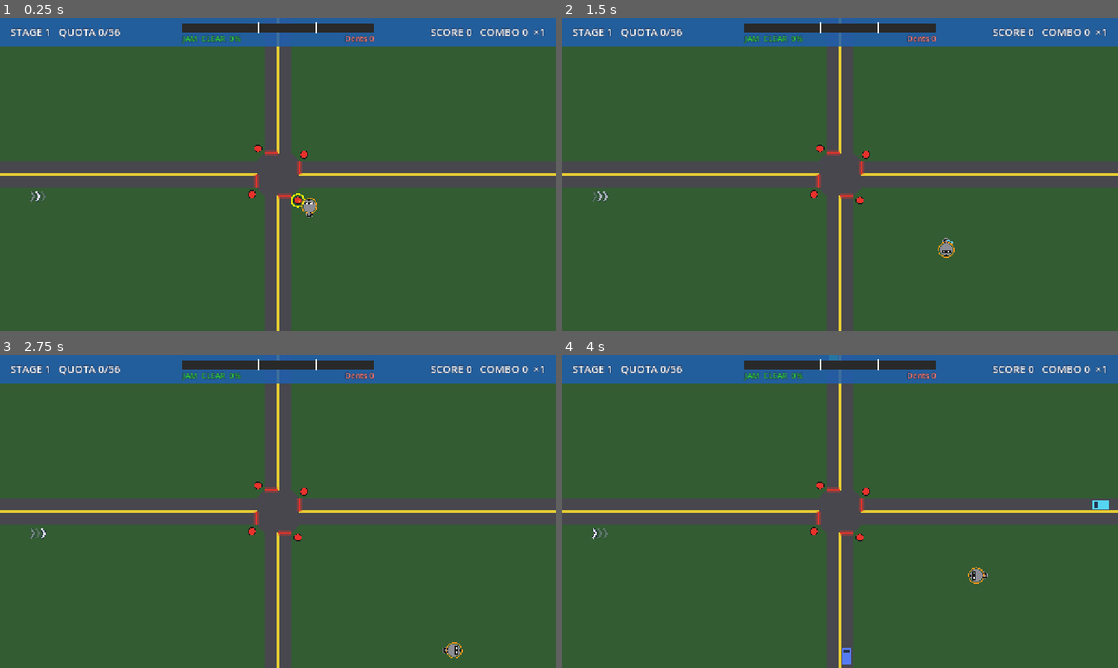
Above: before the commit, frames 1-4 (two rows, left to right).
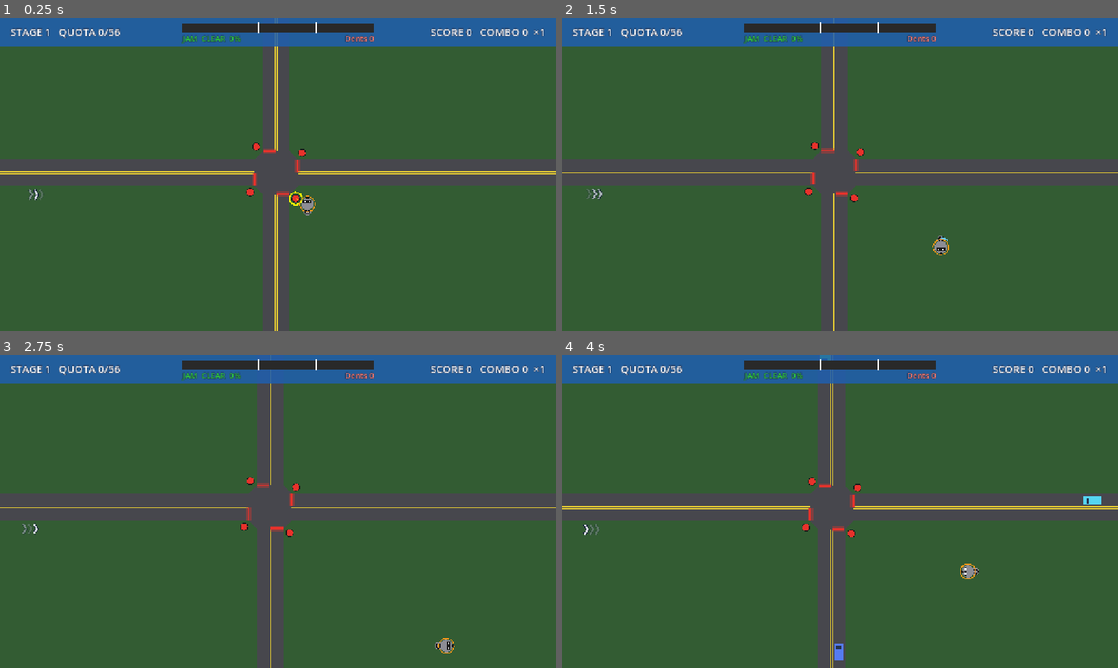
Above: after the commit, the same moments.

Repository: klusignolo/Fender-Bandit
Game: Godot game, scene res://main/main.tscn
Same seed, same stepped clock (60 frames per second), same inputs: the game is played once before the commit and once after it.
Inputs:
- Up to frame 1 (0.25 s): no input
- Up to frame 2 (1.5 s): hold D (move_right) 0.53-1.28 s; tap L (tow) at 0.6 s; hold S (move_down) from 1.28 s (still down); tap X (dash) at 1.35 s
- Up to frame 3 (2.75 s): tap L (tow) at 1.55, 2.3 s; release S (move_down) at 2.03 s; hold D (move_right) from 2.03 s (still down); tap J (switch) at 2.1 s
- Up to frame 4 (4 s): release D (move_right) at 2.78 s; hold W (move_up) 2.78-3.53 s; tap L (tow) at 2.85, 3.6 s; hold A (move_left) from 3.53 s (still down)

The runs differ from the first frame. In frame 1, 3.6% of the frame differs, in the area x 0-100%, y 9-100%; in frame 2, 5.1%; in frame 3, 7.1%; in frame 4, 8.2%, in the area x 0-100%, y 0-100%.

Commit message:
Framing, the readability floor and the reveal (#33)
Framing works out the camera's zoom and centre each tick. It fits nearly the
whole map with a slight drift toward the Raccoon. Below READ_FLOOR it follows
the Raccoon instead, and the view stays inside the map either way. When a
crossing attaches, it pulls back from the old map over REVEAL_TIME. World
copies it onto the Camera2D and hands the zoom to the Raccoon, which no longer
asks the viewport.

Co-Authored-By: Claude Opus 5.5 <noreply@anthropic.com>

Diff:
--- a/game/raccoon/raccoon.gd
+++ b/game/raccoon/raccoon.gd
@@ -18,6 +18,7 @@
 var traffic: Traffic
 var facing := Vector2.UP
 var target: Light  # the Light a Switch would hit now, or null
+var cam_zoom := 1.0  # the camera zoom, which World sets each tick: speeds and ranges scale with 1/zoom
 
 var _dash_left := 0.0  # seconds left in the current Dash
 var _dash_cooldown := 0.0  # seconds until the next Dash can start
@@ -30,7 +31,7 @@
 
 
 func _physics_process(delta: float) -> void:
-	var world_per_px := _world_per_screen()
+	var world_per_px := 1.0 / cam_zoom  # world px per on-screen px
 	_dash_cooldown = maxf(_dash_cooldown - delta, 0.0)
 	var dashing := false
 	if traffic.raccoon_stun > 0.0:
@@ -84,12 +85,6 @@
 	return best
 
 
-## World px per on-screen px, so speed and range stay the same on screen at any zoom.
-func _world_per_screen() -> float:
-	var cam := get_viewport().get_camera_2d()
-	return 1.0 / cam.zoom.x if cam else 1.0
-
-
 func _draw() -> void:
 	if traffic.towing != null:
 		draw_line(Vector2.ZERO, to_local(traffic.towing.transform.origin), ROPE, 3.0)
--- /dev/null
+++ b/game/test/test_camera.gd
@@ -0,0 +1,176 @@
+extends TestCase
+## The camera (#33): Framing fits the map with a slight drift toward the Raccoon, follows the Raccoon at the
+## readability floor once fitting would go below it, and pulls back over REVEAL_TIME when a crossing attaches.
+## Plus the Raccoon's constant on-screen speed at any zoom.
+
+const VIEW := Vector2(1280, 720)  # the base viewport, 16:9
+const WIDE := Vector2(1680, 720)  # a wider browser window: the "expand" stretch only widens the view
+const TICK := 1.0 / 60.0
+
+
+func _map(stage: int) -> Rect2:
+	return RoadNet.new(Stages.def(stage, 1).crossings).bounds
+
+
+func _settle(f: Framing, view: Vector2, raccoon: Vector2, seconds := 10.0) -> void:
+	for i in roundi(seconds / TICK):
+		f.step(TICK, view, raccoon)
+
+
+## The map rect the camera shows, in world px.
+func _shown(f: Framing, view: Vector2) -> Rect2:
+	var size := view / f.zoom
+	return Rect2(f.centre - size / 2.0, size)
+
+
+# --- fit and follow -------------------------------------------------------------
+
+func test_every_opening_and_plan_map_fits_at_16_9_above_the_floor() -> void:
+	for stage: int in [1, 4, 9, 13, 17, 21]:
+		var map := _map(stage)
+		var f := Framing.new(map, VIEW, map.get_center())
+		check(not f.following, "stage %d fits instead of following" % stage)
+		check(f.zoom >= Tuning.READ_FLOOR, "stage %d: zoom %s is at or above the floor" % [stage, f.zoom])
+		check_near(f.zoom, Framing.fit_zoom(map, VIEW), 0.0001, "stage %d zoom is the fit" % stage)
+		check_near(f.centre.distance_to(map.get_center()), 0.0, 0.01, "stage %d is centred on the map" % stage)
+
+
+func test_the_fit_frames_nearly_the_whole_map() -> void:
+	var map := _map(4)
+	var f := Framing.new(map, VIEW, map.get_center())
+	var shown := _shown(f, VIEW)
+	check(map.encloses(shown), "the edges bleed off a little: %s inside %s" % [shown, map])
+	check(shown.get_area() > map.get_area() * 0.9, "but most of the map shows: %s of %s" % [shown.get_area(), map.get_area()])
+
+
+func test_the_view_drifts_slightly_toward_the_raccoon() -> void:
+	var map := _map(9)
+	var spot := map.get_center() + Vector2(200, 100)
+	var f := Framing.new(map, VIEW, map.get_center())
+	_settle(f, VIEW, spot)
+	var want := map.get_center() + (spot - map.get_center()) * Tuning.DRIFT
+	check_near(f.centre.distance_to(want), 0.0, 0.5, "settles drifted toward the Raccoon")
+	check_near(f.zoom, Framing.fit_zoom(map, VIEW), 0.0001, "drift leaves the zoom alone")
+
+
+func test_the_drift_never_shows_past_the_map_edge() -> void:
+	for stage: int in [1, 9, 21]:
+		var map := _map(stage)
+		for corner: Vector2 in [map.position, map.end, Vector2(map.position.x, map.end.y), Vector2(map.end.x, map.position.y)]:
+			var f := Framing.new(map, VIEW, corner)
+			_settle(f, VIEW, corner)
+			var shown := _shown(f, VIEW).grow(-0.01)
+			check(map.encloses(shown), "stage %d, Raccoon at %s: %s inside %s" % [stage, corner, shown, map])
+			check(f.centre.distance_to(corner) < map.get_center().distance_to(corner), "stage %d: still drifts toward %s" % [stage, corner])
+
+
+func test_the_drift_eases_in_instead_of_jumping() -> void:
+	var map := _map(9)
+	var f := Framing.new(map, VIEW, map.get_center())
+	f.step(TICK, VIEW, map.end)
+	var full := (map.end - map.get_center()) * Tuning.DRIFT
+	var moved := f.centre - map.get_center()
+	check(moved.length() > 0.0 and moved.length() < full.length() * 0.2, "one tick moves a little of the way: %s of %s" % [moved, full])
+
+
+func test_a_map_too_big_to_read_is_followed_at_the_floor() -> void:
+	var map := Rect2(0, 0, 6000, 3375)  # past the plan: fitting it would go below the floor
+	var f := Framing.new(map, VIEW, map.get_center())
+	check(Framing.fit_zoom(map, VIEW) < Tuning.READ_FLOOR, "the fit would go below the floor")
+	check(f.following, "so the camera follows")
+	check_eq(f.zoom, Tuning.READ_FLOOR, "at the floor")
+	var spot := map.get_center() + Vector2(700, -300)
+	_settle(f, VIEW, spot)
+	check_near(f.centre.distance_to(spot), 0.0, 1.0, "follows the Raccoon")
+
+
+func test_following_stops_at_the_map_edge() -> void:
+	var map := Rect2(0, 0, 6000, 3375)
+	var f := Framing.new(map, VIEW, Vector2(10, 10))
+	_settle(f, VIEW, Vector2(10, 10))
+	var shown := _shown(f, VIEW)
+	check_near(shown.position.x, 0.0, 1.0, "the view's left edge sits on the map's")
+	check_near(shown.position.y, 0.0, 1.0, "the view's top edge sits on the map's")
+
+
+# --- aspect ---------------------------------------------------------------------
+
+func test_a_wider_window_still_shows_the_whole_map_height() -> void:
+	for stage: int in [1, 21]:
+		var map := _map(stage)
+		var f := Framing.new(map, WIDE, map.get_center())
+		var shown := _shown(f, WIDE)
+		check_near(shown.size.y, map.size.y / Tuning.FIT, 0.5, "stage %d: the height fits as at 16:9" % stage)
+		check(shown.size.x > map.size.x, "stage %d: the extra width shows grass past the side edges" % stage)
+		check(not f.following, "stage %d still fits" % stage)
+
+
+func test_the_framing_follows_a_window_resize() -> void:
+	var map := _map(4)
+	var f := Framing.new(map, VIEW, map.get_center())
+	f.step(TICK, WIDE, map.get_center())
+	check_near(f.zoom, Framing.fit_zoom(map, WIDE), 0.0001, "the zoom refits on the next tick")
+
+
+# --- the reveal -----------------------------------------------------------------
+
+func test_a_crossing_attaching_pulls_back_over_the_reveal_time() -> void:
+	var old := _map(3)
+	var map := _map(4)
+	var f := Framing.new(map, VIEW, old.get_center(), old)
+	check_near(f.zoom, Framing.fit_zoom(old, VIEW), 0.0001, "starts framing the old map")
+	check_near(f.centre.distance_to(old.get_center()), 0.0, 0.01, "centred on it")
+	var last := f.zoom
+	var steps := roundi(Tuning.REVEAL_TIME / TICK)
+	for i in steps - 1:
+		f.step(TICK, VIEW, old.get_center())
+		if not check(f.zoom <= last + 0.00001, "the pull-back only zooms out (tick %d)" % i):
+			break
+		last = f.zoom
+	check(f.zoom > Framing.fit_zoom(map, VIEW) + 0.00001, "still pulling back just before REVEAL_TIME")
+	f.step(TICK, VIEW, old.get_center())
+	check_near(f.zoom, Framing.fit_zoom(map, VIEW), 0.0001, "framing the new map at REVEAL_TIME")
+
+
+func test_the_pull_back_eases_out_of_and_into_its_ends() -> void:
+	var old := _map(8)
+	var map := _map(9)
+	var f := Framing.new(map, VIEW, old.get_center(), old)
+	var z0 := f.zoom
+	f.step(TICK, VIEW, old.get_center())
+	var first := z0 - f.zoom
+	_settle(f, VIEW, old.get_center(), Tuning.REVEAL_TIME / 2.0 - TICK)
+	var mid := f.zoom
+	f.step(TICK, VIEW, old.get_center())
+	check(mid - f.zoom > first * 5.0, "slow at the start, fastest in the middle: %s vs %s" % [first, mid - f.zoom])
+
+
+func test_no_reveal_without_an_old_map() -> void:
+	var map := _map(4)
+	var f := Framing.new(map, VIEW, map.get_center())
+	check_near(f.zoom, Framing.fit_zoom(map, VIEW), 0.0001, "frames the map straight away")
+
+
+# --- constant on-screen speed ---------------------------------------------------
+
+## How far the Raccoon walks right in half a second, in on-screen px, at camera zoom `zoom`.
+func _screen_walk(zoom: float) -> float:
+	var t := straight_traffic(1, 21)
+	var r := Raccoon.new(t)
+	r.cam_zoom = zoom
+	r.position = City.centre(0) + Vector2(-300, -150)  # well inside the map, so its edge never clamps the walk
+	var start := r.position
+	Input.action_press(&"move_right")
+	for i in 30:
+		r._physics_process(TICK)
+	Input.action_release(&"move_right")
+	var moved := (r.position - start).length() * zoom
+	r.free()
+	return moved
+
+
+func test_the_raccoon_crosses_the_screen_in_the_same_time_at_every_zoom() -> void:
+	var near := _screen_walk(1.0)
+	check_near(near, Tuning.RACCOON_SPEED * 0.5, 1.0, "walks RACCOON_SPEED on-screen px/s at zoom 1")
+	for z: float in [Tuning.READ_FLOOR, 0.6, 0.8]:
+		check_near(_screen_walk(z), near, 0.5, "the same on screen at zoom %s" % z)
--- a/game/tuning.gd
+++ b/game/tuning.gd
@@ -130,6 +130,10 @@
 
 # Camera
 const FIT := 1.03  # zoom a touch past "fits everything", so the map edges bleed off
+const READ_FLOOR := 0.45  # the camera never zooms out past this; a map that would need more is followed instead
+const DRIFT := 0.06  # while fitting, the view drifts toward the Raccoon by this share of its offset from the map centre
+const CAM_RATE := 3.0  # per second: how fast the view eases toward where it should be (exponential)
+const REVEAL_TIME := 2.5  # seconds the pull-back takes when a crossing attaches
 
 # Audio
 const MUSIC_PITCH: Array[float] = [1.0, 1.06, 1.12]  # groove pitch_scale at Clear, Busy, Heavy
--- /dev/null
+++ b/game/world/framing.gd
@@ -0,0 +1,69 @@
+class_name Framing
+extends RefCounted
+## Where the camera looks (#33), as numbers World's Camera2D copies each tick. It fits nearly the whole map,
+## drifting slightly toward the Raccoon. Once fitting would take the zoom below the readability floor, it follows
+## the Raccoon at the floor instead. Either way the view stops at the map's edges, where cars appear. When a
+## crossing attaches it starts on the old map and pulls back to the new one over REVEAL_TIME. `view` is the
+## visible size in on-screen px, which the "expand" stretch only ever widens or heightens past 1280×720.
+
+var zoom := 1.0
+var centre := Vector2.ZERO
+var following := false  # the map would shrink below READ_FLOOR, so the camera follows the Raccoon
+
+var _map: Rect2
+var _tracked := Vector2.ZERO  # the smoothed resting centre, easing toward the target
+var _from_zoom := 1.0  # the reveal's start: the old map's framing
+var _from_centre := Vector2.ZERO
+var _reveal_left := 0.0  # seconds of the pull-back left
+
+
+## `reveal_from` is the map before a crossing attached, or an empty rect for no reveal.
+func _init(map: Rect2, view: Vector2, raccoon: Vector2, reveal_from := Rect2()) -> void:
+	_map = map
+	zoom = _target_zoom(view)
+	_tracked = _target_centre(view, raccoon)
+	centre = _tracked
+	if reveal_from.has_area():
+		_from_zoom = fit_zoom(reveal_from, view)
+		_from_centre = reveal_from.get_center()
+		_reveal_left = Tuning.REVEAL_TIME
+		zoom = _from_zoom
+		centre = _from_centre
+
+
+func step(delta: float, view: Vector2, raccoon: Vector2) -> void:
+	var z := _target_zoom(view)
+	_tracked = _tracked.lerp(_target_centre(view, raccoon), 1.0 - exp(-Tuning.CAM_RATE * delta))
+	if _reveal_left > 0.0:
+		_reveal_left = maxf(_reveal_left - delta, 0.0)
+		var k := smoothstep(0.0, 1.0, 1.0 - _reveal_left / Tuning.REVEAL_TIME)
+		zoom = lerpf(_from_zoom, z, k)
+		centre = _from_centre.lerp(_tracked, k)
+	else:
+		zoom = z
+		centre = _tracked
+
+
+## The zoom that fits `map` in `view`, a touch past it (FIT) so the edges bleed off.
+static func fit_zoom(map: Rect2, view: Vector2) -> float:
+	return minf(view.x / map.size.x, view.y / map.size.y) * Tuning.FIT
+
+
+## Fits the map, or holds at the floor; sets `following` to match.
+func _target_zoom(view: Vector2) -> float:
+	var z := fit_zoom(_map, view)
+	following = z < Tuning.READ_FLOOR
+	return Tuning.READ_FLOOR if following else z
+
+
+func _target_centre(view: Vector2, raccoon: Vector2) -> Vector2:
+	var half := view / _target_zoom(view) / 2.0  # in world px; this also sets `following`
+	var mid := _map.get_center()
+	var want := raccoon if following else mid + (raccoon - mid) * Tuning.DRIFT
+	# Keep the view inside the map on each axis it's smaller than, so no edge where cars appear shows.
+	var c := mid
+	if half.x < _map.size.x / 2.0:
+		c.x = clampf(want.x, _map.position.x + half.x, _map.end.x - half.x)
+	if half.y < _map.size.y / 2.0:
+		c.y = clampf(want.y, _map.position.y + half.y, _map.end.y - half.y)
+	return c
--- a/game/world/world.gd
+++ b/game/world/world.gd
@@ -4,7 +4,8 @@
 ## draws it. Main builds a fresh World for each stage.
 ## Greybox: roads are drawn here from the RoadNet curves; cars are pooled Vehicle nodes keyed by
 ## car id; each Light has a LightPole; each Crash gets a CrashMarker; the HudStrip sits on a HUD
-## layer; EntryCues marks the Swell and backlog at each entry. Nothing here decides a rule.
+## layer; EntryCues marks the Swell and backlog at each entry. The camera copies Framing (#33) each tick,
+## and hands its zoom to the Raccoon. Nothing here decides a rule.
 
 const GRASS := Color(0.2, 0.36, 0.2)
 const GRASS_FAR := Color(0.12, 0.2, 0.12)
@@ -15,14 +16,19 @@
 var run: Run
 var traffic: Traffic
 var raccoon: Raccoon
+var framing: Framing  # where the camera looks (#33)
 
 var _vehicles: Dictionary[int, Vehicle] = {}
 var _pool: Array[Vehicle] = []
 var _vehicle_layer := Node2D.new()
+var _cam := Camera2D.new()
+var _reveal_from := Rect2()  # the map before this stage's crossing attached, or empty when none did
 
 
 func _init(r: Run, stage: StageDef, seed_value: int) -> void:
 	run = r
+	if stage.grows:
+		_reveal_from = RoadNet.new(stage.crossings - 1).bounds
 	traffic = Traffic.new(seed_value, run.dents, stage)  # before attach: run.dents is the last stage's until then
 	run.attach(traffic)
 
@@ -40,21 +46,25 @@
 	raccoon = Raccoon.new(traffic)
 	raccoon.position = traffic.raccoon_position  # its start
 	add_child(raccoon)
-	var cam := Camera2D.new()
-	var b := traffic.net.bounds
-	var view := get_viewport_rect().size
-	var z := minf(view.x / b.size.x, view.y / b.size.y) * Tuning.FIT
-	cam.position = b.get_center()
-	cam.zoom = Vector2(z, z)
-	add_child(cam)
-	cam.make_current()
+	framing = Framing.new(traffic.net.bounds, get_viewport_rect().size, raccoon.position, _reveal_from)
+	_aim_camera()
+	add_child(_cam)
+	_cam.make_current()
 	var hud := CanvasLayer.new()
 	hud.add_child(HudStrip.new(run, traffic))
 	add_child(hud)
 
 
-func _physics_process(_delta: float) -> void:
+func _physics_process(delta: float) -> void:
 	traffic.step()
+	framing.step(delta, get_viewport_rect().size, raccoon.position)
+	_aim_camera()
+
+
+func _aim_camera() -> void:
+	_cam.position = framing.centre
+	_cam.zoom = Vector2(framing.zoom, framing.zoom)
+	raccoon.cam_zoom = framing.zoom
 
 
 func _on_car_spawned(car: Car) -> void:
Not shown, added: game/test/test_camera.gd.uid
Not shown, added: game/world/framing.gd.uid
Not shown, changed: CONTEXT.md
Not shown, changed: docs/tuning.md
